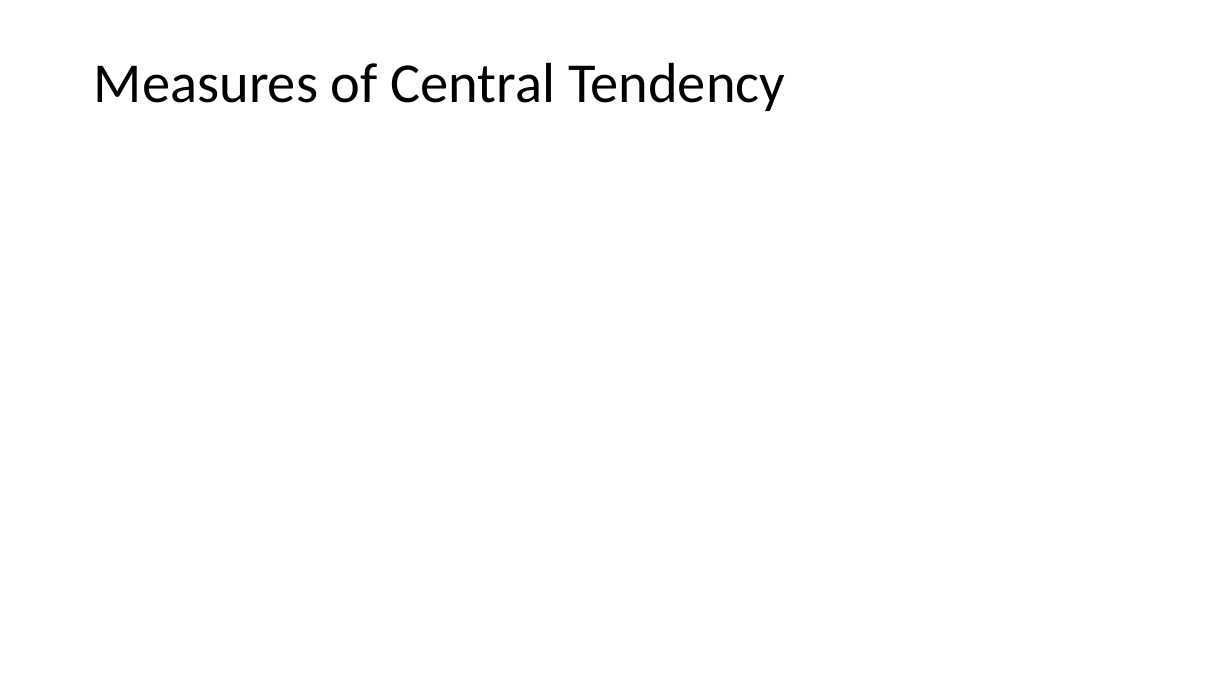
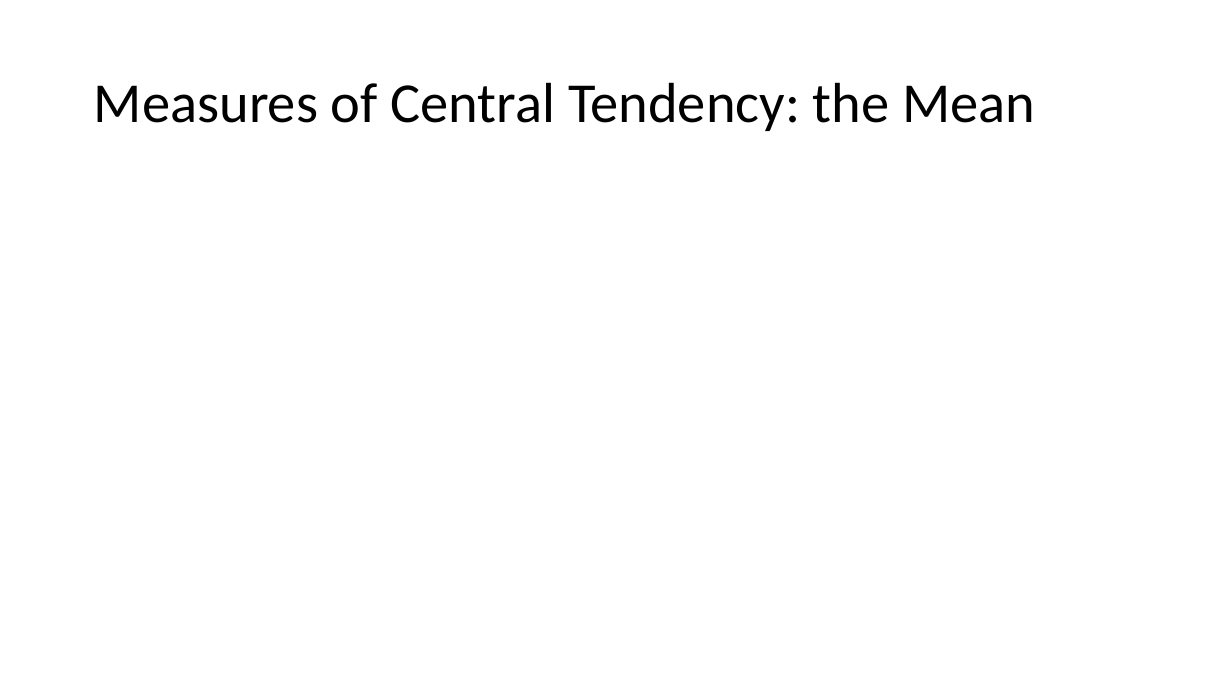
Before and after one commit to Jarred6068/Kvamme_UI_STAT251, a slide deck: slide 5 of docs/lecture_slides/Week 2/Week2_Lecture5_slides_1_19_2024.pptx (slide 8 before the commit). Drawn at 1232x693 pixels with LibreOffice and Linux fonts; fonts in the diff are those of the drawing; grey boxes stand for pictures. Boxes give left, top, right and bottom in pixels: in the first picture for what was removed or moved away, otherwise in the second. Text is boxed around its words. In the diff, an @@ line names an element or a change of style, - is before the commit and + after.

```diff
--- a/docs/lecture_slides/Week 2/Week2_Lecture5_slides_1_19_2024.pptx
+++ b/docs/lecture_slides/Week 2/Week2_Lecture5_slides_1_19_2024.pptx
@@ title at box(94, 82, 1035, 131): text changed @@
-Measures of Central Tendency
+Measures of Central Tendency: the Mean
```
Also in this commit, not shown: 9 other slides changed, 1 slide added, 4 slides removed, 1 other file.
